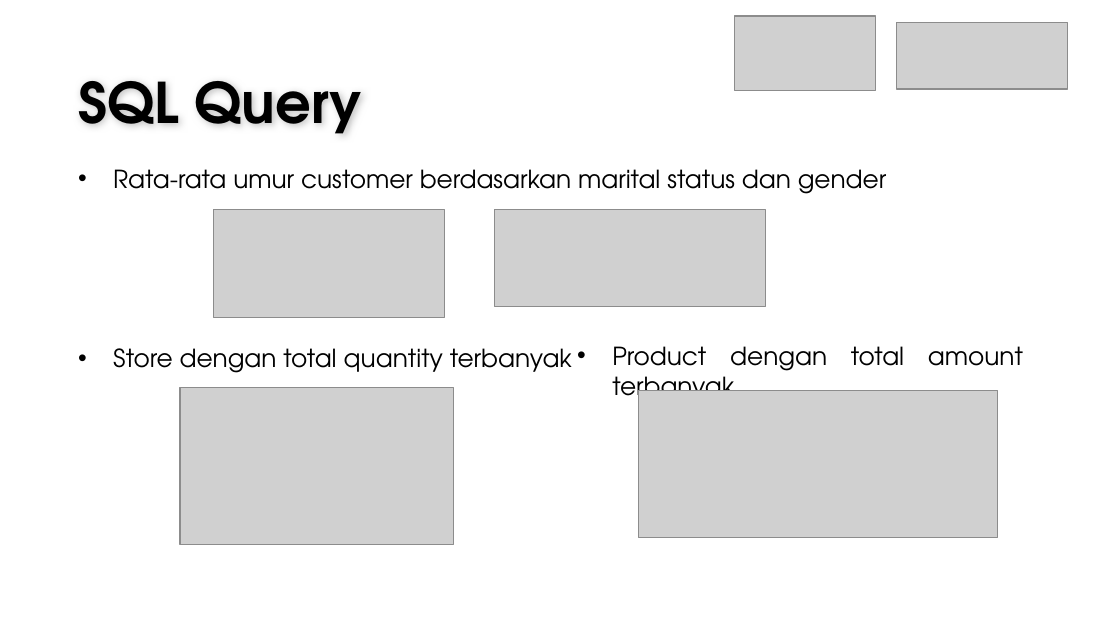
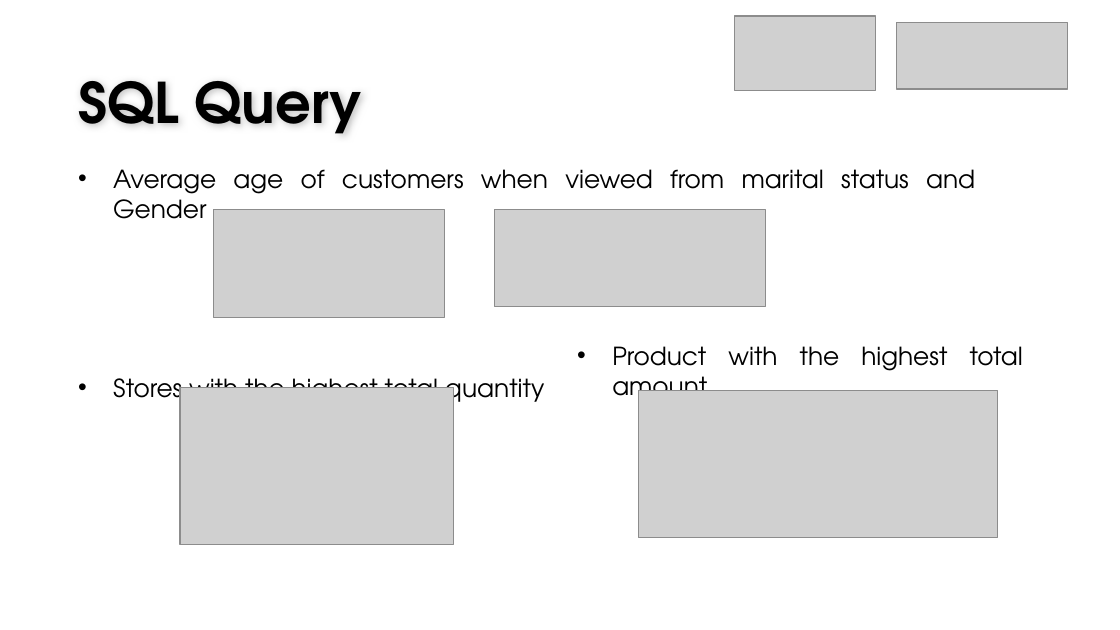
Before and after one commit to gisellehalim/kalbe-ds-vix-rakamin, a slide deck: slide 8 of Result Kalbe Nutritionals x Rakamin Academy.pptx. Drawn at 1120x630 pixels with LibreOffice and Linux fonts; fonts in the diff are those of the drawing; grey boxes stand for pictures; background and template pictures are left out. Boxes give left, top, right and bottom in pixels: in the first picture for what was removed or moved away, otherwise in the second. Text is boxed around its words. In the diff, an @@ line names an element or a change of style, - is before the commit and + after.

```diff
--- a/Result Kalbe Nutritionals x Rakamin Academy.pptx
+++ b/Result Kalbe Nutritionals x Rakamin Academy.pptx
@@ text at (113, 169, 975, 409): text changed @@
-• Rata-rata umur customer berdasarkan marital status dan gender
-• Store dengan total quantity terbanyak
+• Average age of customers when viewed from marital status and Gender
+• Stores with the highest total quantity
@@ text at (612, 346, 1023, 407): text changed @@
-• Product dengan total amount terbanyak
+• Product with the highest total amount
```
Also in this commit, not shown: 12 other slides changed, 1 slide added, 1 slide removed.
